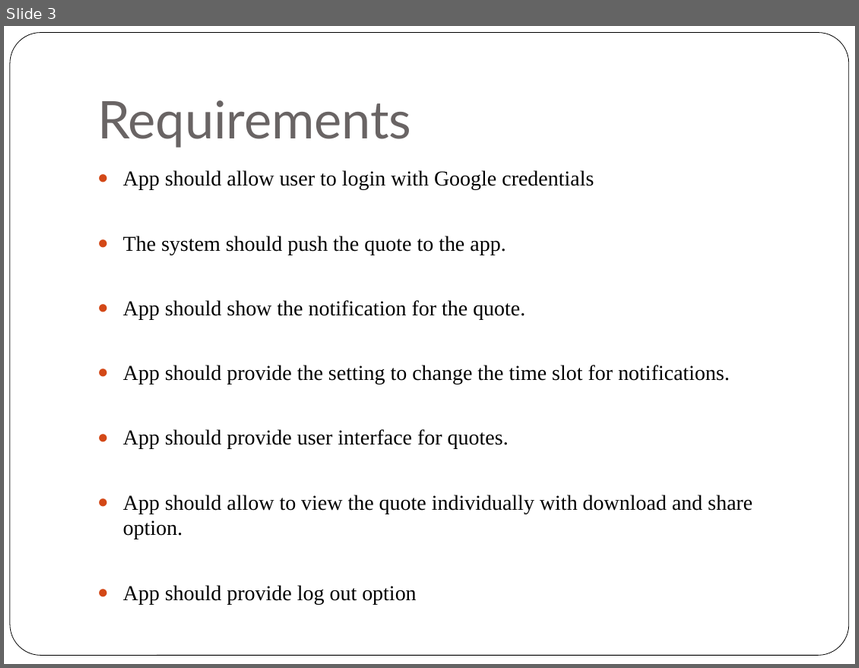
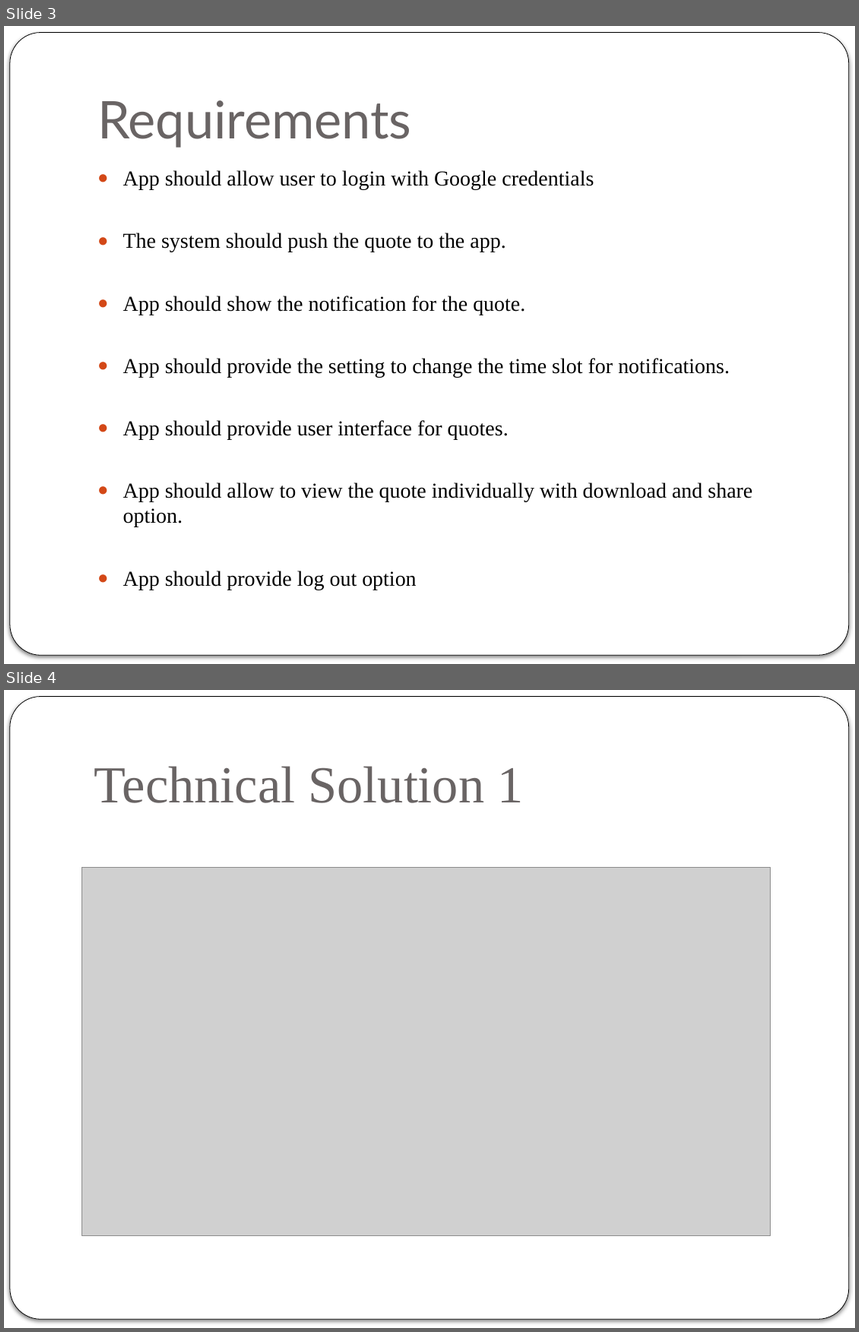
Before and after one commit to shwetaHerlekar/QuoteOfTheDay, a slide deck: documentation/QuoteOftheDay.pptx. Shown one above the other, each under a label of ours: slide 3 before the commit, slides 3 and 4 after it. The pictures are 859x668 and 859x1332 pixels, drawn with LibreOffice and Linux fonts; fonts in the diff are those of the drawing; grey boxes stand for pictures. Boxes give left, top, right and bottom in pixels: in the first picture for what was removed or moved away, otherwise in the second. Text is boxed around its words. In the diff, an @@ line names an element or a change of style, - is before the commit and + after.

```diff
--- a/documentation/QuoteOftheDay.pptx
+++ b/documentation/QuoteOftheDay.pptx
@@ slide 4 added at [4,690,855,1328], background #FFFFFF; not listed: 1 template element that a slide beside it also shows @@
@@ text added at [94,766,523,803], 44 pt, text #696464 @@
+Technical Solution 1
@@ picture added at [82,867,771,1236] @@
@@ slide 3 changed as well @@
@@ rounded rectangle at [10,33,849,656]: outline #000000 0.5 pt to #000000 0.51 pt; shadow on @@
@@ text "App should allow user to ..." at [123,170,753,590]: less space between paragraphs @@
```
Also in this commit, not shown: 8 other slides changed, 1 slide removed.
